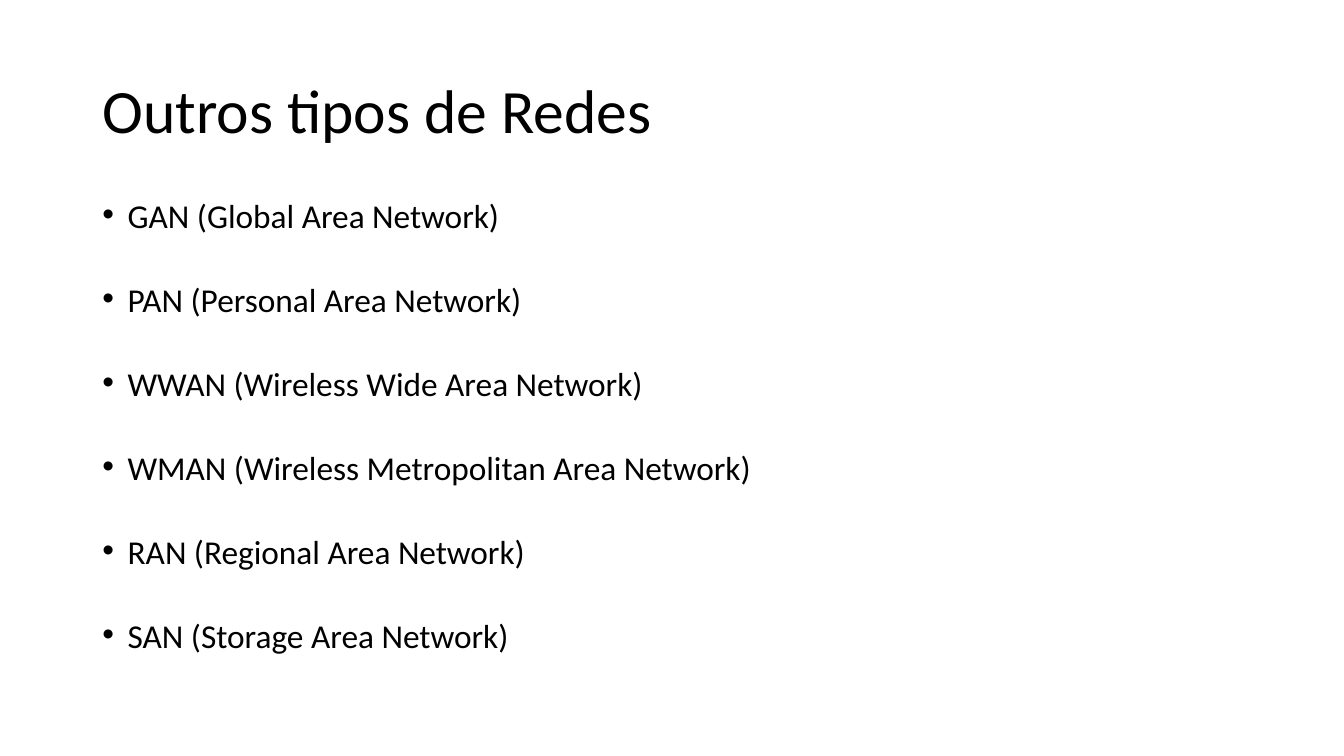
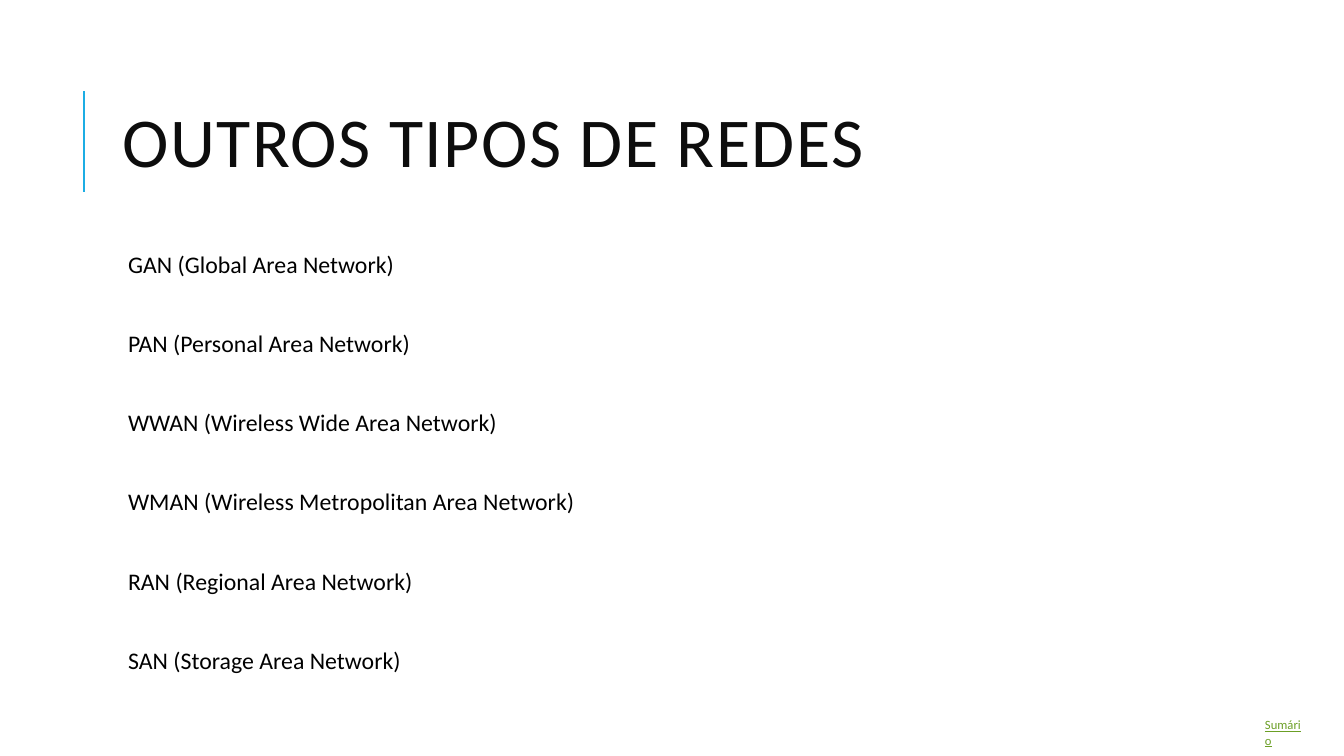
Before and after one commit to nunojmsantos/xunil, a slide deck: slide 8 of Conexões de Rede.pptx (slide 4 before the commit). Drawn at 1344x756 pixels with LibreOffice and Linux fonts; fonts in the diff are those of the drawing. Boxes give left, top, right and bottom in pixels: in the first picture for what was removed or moved away, otherwise in the second. Text is boxed around its words. In the diff, an @@ line names an element or a change of style, - is before the commit and + after.

```diff
--- a/Conexões de Rede.pptx
+++ b/Conexões de Rede.pptx
@@ line added from (84, 192) to (84, 91), #1CADE4 1.5 pt @@
@@ title at (123,121,863,168): text changed; size 44 to 50 pt; text colour #000000 to #0D0D0D @@
-Outros tipos de Redes
+OUTROS TIPOS DE REDES
@@ text "GAN (Global Area Network)": place and size @@
-text "GAN (Global Area Network)" at (128,204,751,654)
+text "GAN (Global Area Network)" at (128,255,574,673)
@@ text "GAN (Global Area Network)" at (128,255,574,673): size 23.8 to 17.1 pt; bullet • to  ; more space between paragraphs @@
@@ text added at (1255,713,1317,738), 9 pt, text #6B9F25, underline @@
+Sumário
```
Also in this commit, not shown: 10 other slides changed, 4 slides added, 1 other file.
